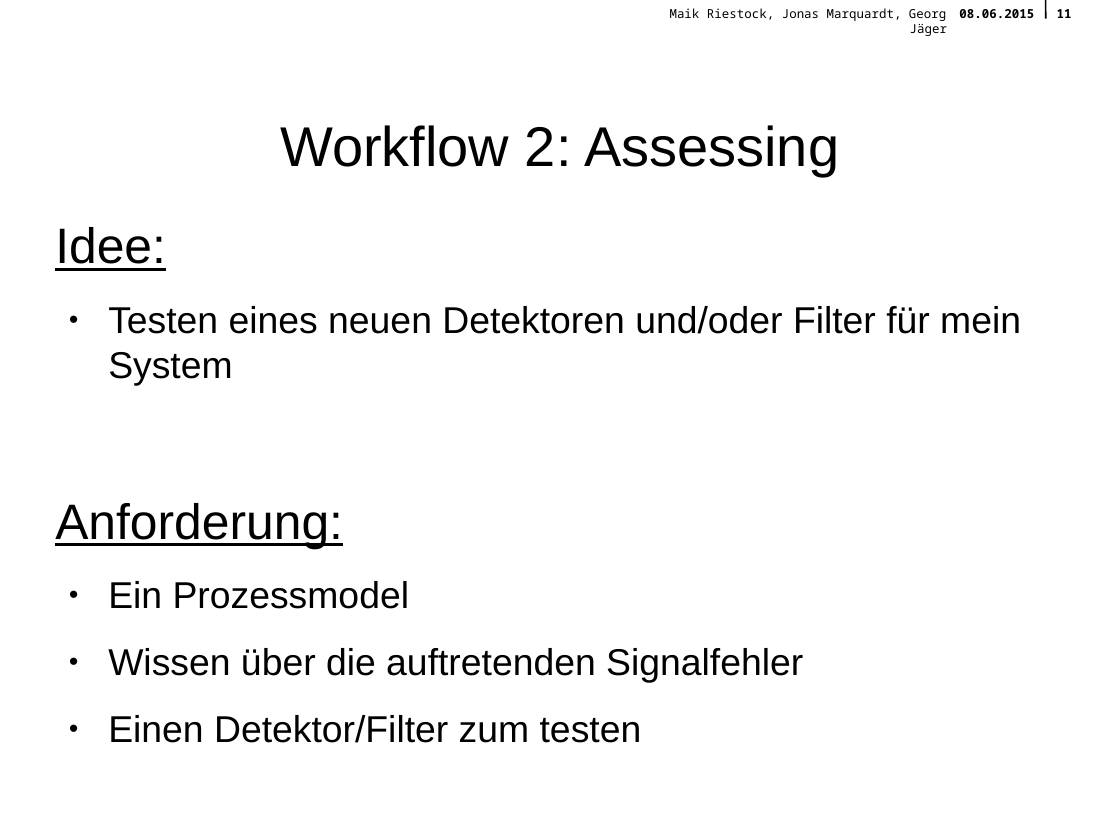
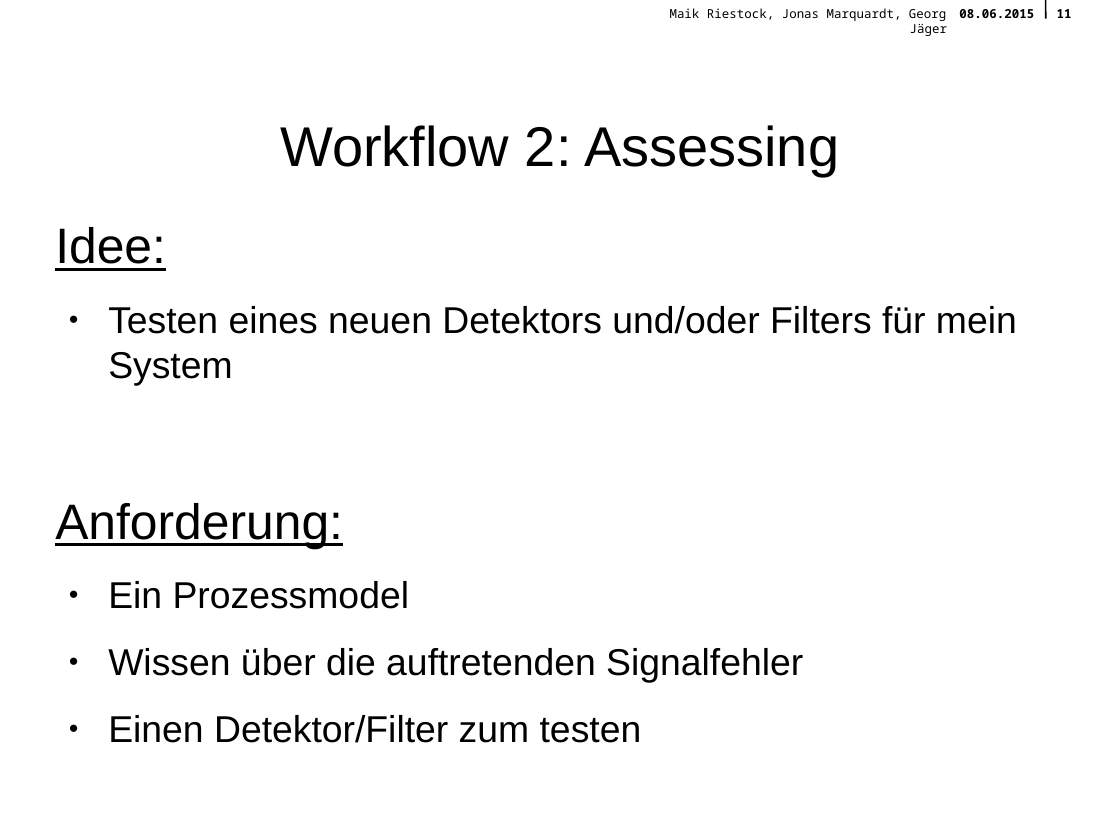
Before and after one commit to querquer/faultframework, a slide deck: slide 11 of Presentation/FinalePraesentationFramework.odp. Drawn at 1120x840 pixels with LibreOffice and Linux fonts; fonts in the diff are those of the drawing; background and template pictures are left out. Boxes give left, top, right and bottom in pixels: in the first picture for what was removed or moved away, otherwise in the second. Text is boxed around its words. In the diff, an @@ line names an element or a change of style, - is before the commit and + after.

Commit message:
grammar and typos

```diff
--- a/Presentation/FinalePraesentationFramework.odp
+++ b/Presentation/FinalePraesentationFramework.odp
@@ text at (x1=108, y1=306, x2=1017, y2=385): text changed @@
-● Testen eines neuen Detektoren und/oder Filter für mein System
+● Testen eines neuen Detektors und/oder Filters für mein System
```
Also in this commit, not shown: 6 other slides changed.
